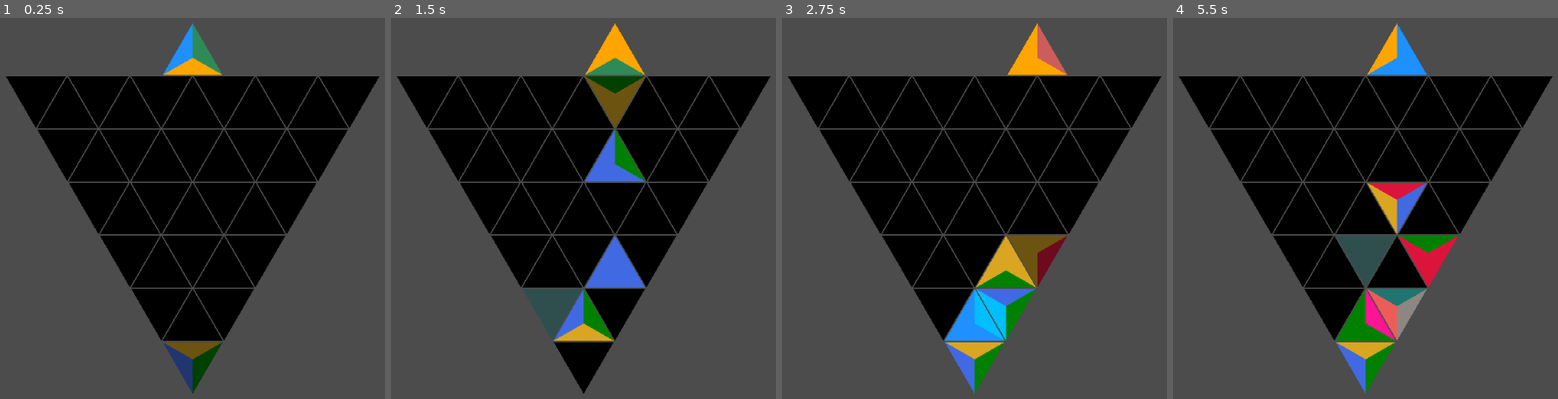
Above: before the commit, frames 1-4 (left to right).
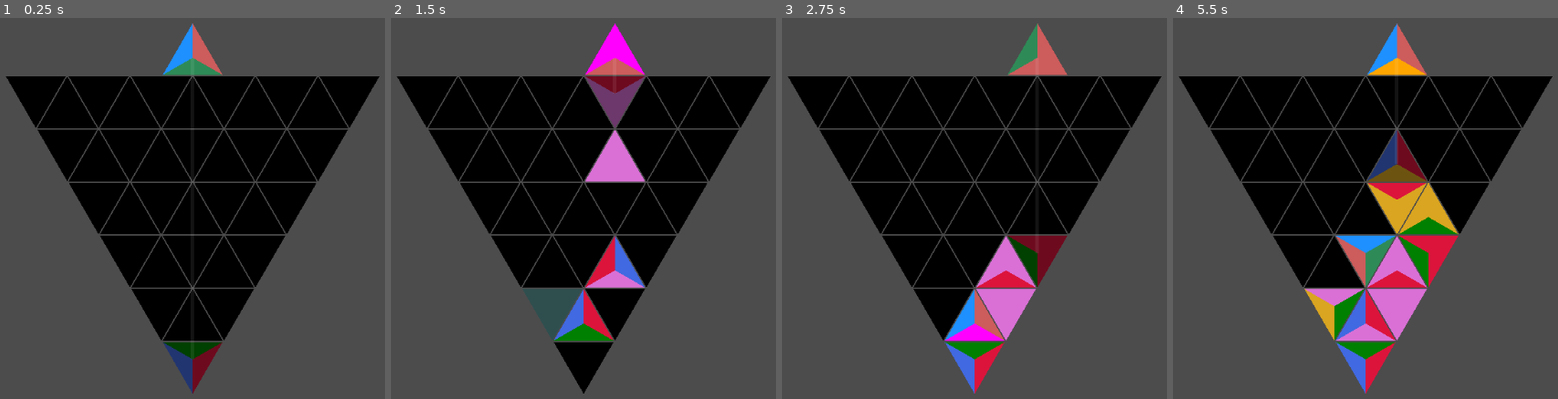
Above: after the commit, the same moments.

Repository: BoatsandJoes/tri-twist
Game: Godot game, scene res://scenes/Main.tscn
Same seed, same stepped clock (60 frames per second), same inputs: the game is played once before the commit and once after it.
Inputs (mouse positions are in pixels of both pictures, inside the frame that each line leads up to):
- Up to frame 1 (0.25 s): no input
- Up to frame 2 (1.5 s): tap Enter (ui_accept) at 0.5, 0.77 s; move the mouse to (583, 360) at 0.52 s; hold Right (ui_right) 0.53-1.28 s; click (583, 360) at 0.67 s; move the mouse to (552, 307) at 1.27 s; hold Down (ui_down) from 1.28 s (still down); click (552, 307) at 1.42 s
- Up to frame 3 (2.75 s): tap Enter (ui_accept) at 1.52 s; move the mouse to (974, 322) at 2.02 s; release Down (ui_down) at 2.03 s; hold Right (ui_right) from 2.03 s (still down); click (974, 322) at 2.17 s
- Up to frame 4 (5.5 s): tap Enter (ui_accept) at 2.75, 3.02, 3.77, 4.52 s; move the mouse to (1396, 307) at 2.77 s; release Right (ui_right) at 2.78 s; hold Up (ui_up) 2.78-3.53 s; click (1396, 307) at 2.92 s; move the mouse to (1303, 254) at 3.52 s; hold Left (ui_left) 3.53-5.03 s; click (1303, 254) at 3.67 s; move the mouse to (1334, 269) at 4.27 s; click (1334, 269) at 4.42 s; move the mouse to (1365, 254) at 5.02 s; hold Down (ui_down) from 5.03 s (still down); click (1365, 254) at 5.17 s

The runs differ from the first frame. In frame 1, 1.5% of the frame differs, in the area x 42-58%, y 1-99%; in frame 2, 4.8%; in frame 3, 5.2%; in frame 4, 11%, in the area x 34-75%, y 1-99%.

Commit message:
Ghost mostly done except two bugs.

Diff:
--- a/scenes/TriangleCell.gd
+++ b/scenes/TriangleCell.gd
@@ -5,9 +5,9 @@
 # last color is the null color, for empty cells
 enum Direction {LEFT, RIGHT, VERTICAL, VERTICAL_POINT}
 enum Rotation {CLOCKWISE, COUNTERCLOCKWISE}
-const colors = [Color.royalblue, Color.crimson, Color.goldenrod, Color.webgreen, Color.black]
-const focusColors = [Color.dodgerblue, Color.indianred, Color.orange, Color.seagreen, Color.darkslategray]
-const highlightColors = [Color.deepskyblue, Color.deeppink, Color.gold, Color.green]
+const colors = [Color.royalblue, Color.crimson, Color.goldenrod, Color.webgreen, Color.orchid, Color.black]
+const focusColors = [Color.dodgerblue, Color.indianred, Color.orange, Color.seagreen, Color.magenta, Color.darkslategray]
+const highlightColors = [Color.deepskyblue, Color.deeppink, Color.gold, Color.green, Color.fuchsia]
 var leftColor: int = colors.size() - 1
 var rightColor: int = colors.size() - 1
 var verticalColor: int = colors.size() - 1
@@ -287,11 +287,14 @@
 	if theoryTumbleDirection == Direction.VERTICAL_POINT:
 		# Dummy direction meant to represent our own actual direction
 		theoryTumbleDirection = tumbleDirection
+	var tumbleResult: int = theoryTumbleDirection
 	var emptyCell: TriangleCell
 	var direction: int
 	if pointFacingUp:
 		emptyCell = get_parent().get_neighbor(rowIndex, columnIndex, Direction.VERTICAL)
 		direction = Direction.VERTICAL
+		if !emptyCell.is_empty():
+			emptyCell = null
 	elif theoryTumbleDirection == Direction.LEFT || theoryTumbleDirection == Direction.RIGHT:
 		# Inertia on precarious/tumbling pieces
 		emptyCell = get_parent().get_neighbor(rowIndex, columnIndex, theoryTumbleDirection)
@@ -299,6 +302,11 @@
 			direction = Direction.RIGHT
 		elif theoryTumbleDirection == Direction.RIGHT:
 			direction = Direction.LEFT
+		# If we can't roll, try to fall.
+		if emptyCell == null || !emptyCell.is_empty():
+			tumbleResult = Direction.VERTICAL
+			emptyCell = get_parent().get_neighbor(rowIndex, columnIndex, Direction.VERTICAL_POINT)
+			direction = Direction.VERTICAL_POINT
 	else:
 		# Look to see if we fall down
 		emptyCell = get_parent().get_neighbor(rowIndex, columnIndex, Direction.VERTICAL_POINT)
@@ -318,7 +326,9 @@
 			else:
 				emptyCell = leftNeighbor
 				direction = Direction.RIGHT
-	return [emptyCell, direction]
+	if direction == Direction.LEFT || direction == Direction.RIGHT:
+		tumbleResult = direction
+	return [emptyCell, direction, tumbleResult]
 
 # Called every frame. 'delta' is the elapsed time since the previous frame.
 #func _process(delta):
@@ -355,7 +365,7 @@
 		var tempLeftColor = leftColor
 		var tempRightColor = rightColor
 		var tempVerticalColor = verticalColor
-		var tempTumbleDirection = tumbleDirection
+		var tempTumbleDirection = moveInfo[2]
 		# clear self
 		clear(Direction.VERTICAL_POINT)
 		# copy to neighbor
--- a/scenes/TriangleDropper.gd
+++ b/scenes/TriangleDropper.gd
@@ -5,12 +5,12 @@
 export (PackedScene) var TriangleCell
 var gameGrid: GameGrid
 var activePiece: TriangleCell
-var ghostPieceSurface: TriangleCell
-var ghostPieceFinal: TriangleCell
-var ghostPiecesTumble: Array = []
+var ghostPiece: TriangleCell
+var ghostLinePoints: PoolVector2Array
 
 # Called when the node enters the scene tree for the first time.
 func _ready():
+	show_on_top = true
 	gameGrid = GameGrid.instance()
 	add_child(gameGrid)
 	activePiece = TriangleCell.instance()
@@ -24,12 +24,9 @@
 	activePiece.cellFocused = true
 	activePiece.update_colors_visually()
 	add_child(activePiece)
-	ghostPieceSurface = TriangleCell.instance()
-	ghostPieceFinal = TriangleCell.instance()
-	ghostPieceSurface.set_modulate(Color(1,1,1,0.3))
-	ghostPieceFinal.set_modulate(Color(1,1,1,0.5))
-	add_child(ghostPieceSurface)
-	add_child(ghostPieceFinal)
+	ghostPiece = TriangleCell.instance()
+	ghostPiece.set_modulate(Color(1,1,1,0.5))
+	add_child(ghostPiece)
 
 func _input(event):
 	if event is InputEventKey:
@@ -46,45 +43,52 @@
 				activePiece.fill_randomly()
 
 func draw_ghost_pieces():
+	ghostLinePoints = PoolVector2Array()
+	ghostLinePoints.append(activePiece.position)
 	if gameGrid.drop_piece(activePiece, false):
-		ghostPieceSurface.init(gameGrid.cellSize, activePiece.rowIndex - 1, activePiece.columnIndex - 1,
+		ghostPiece.init(gameGrid.cellSize, activePiece.rowIndex - 1, activePiece.columnIndex - 1,
 			gameGrid.get_position_for_cell(activePiece.rowIndex - 1, activePiece.columnIndex - 1,
 			(activePiece.columnIndex - 1) % 2 != 0), false, true)
-		ghostPieceSurface.set_colors(activePiece.leftColor, activePiece.rightColor, activePiece.verticalColor)
-		var move = gameGrid.grid[ghostPieceSurface.rowIndex][ghostPieceSurface.columnIndex].get_next_move_if_this_were_you(
-			ghostPieceSurface.tumbleDirection)
-		var lastMove = [ghostPieceSurface, ghostPieceSurface.Direction.VERTICAL]
+		var move = gameGrid.grid[ghostPiece.rowIndex][ghostPiece.columnIndex].get_next_move_if_this_were_you(
+			ghostPiece.tumbleDirection)
+		var lastMove = [ghostPiece, ghostPiece.Direction.VERTICAL]
+		var ghostLeftColor = activePiece.leftColor
+		var ghostRightColor = activePiece.rightColor
+		var ghostVerticalColor = activePiece.verticalColor
 		while true:
 			if move[0] != null:
-				if move[1] != ghostPieceSurface.Direction.VERTICAL && move[1] != ghostPieceSurface.Direction.VERTICAL_POINT:
-					# Draw ghost
-					ghostPieceSurface.init(gameGrid.cellSize, lastMove[0].rowIndex, lastMove[0].columnIndex,
+				if move[1] != ghostPiece.Direction.VERTICAL && move[1] != ghostPiece.Direction.VERTICAL_POINT:
+					# Make point for ghost line
+					ghostLinePoints.append(gameGrid.get_position_for_cell(lastMove[0].rowIndex, lastMove[0].columnIndex,
+						(lastMove[0].columnIndex) % 2 != 0))
+				# Rotate colors if needed
+				if ((move[2] == ghostPiece.Direction.RIGHT && !move[0].pointFacingUp) ||
+				(move[2] == ghostPiece.Direction.LEFT && move[0].pointFacingUp)):
+					var tempRightColor = ghostRightColor
+					ghostRightColor = ghostVerticalColor
+					ghostVerticalColor = tempRightColor
+				elif ((move[2] == ghostPiece.Direction.RIGHT && move[0].pointFacingUp) ||
+				(move[2] == ghostPiece.Direction.LEFT && !move[0].pointFacingUp)):
+					var tempLeftColor = ghostLeftColor
+					ghostLeftColor = ghostVerticalColor
+					ghostVerticalColor = tempLeftColor
+				lastMove = move
+				move = move[0].get_next_move_if_this_were_you(move[2])
+			else:
+				# We are done
+				ghostPiece.init(gameGrid.cellSize, lastMove[0].rowIndex, lastMove[0].columnIndex,
 						gameGrid.get_position_for_cell(lastMove[0].rowIndex, lastMove[0].columnIndex,
 						(lastMove[0].columnIndex) % 2 != 0), false, true)
-					ghostPieceSurface.set_colors(activePiece.leftColor, activePiece.rightColor, activePiece.verticalColor)
-					ghostPieceSurface.visible = true
-					# TODO second ghost
-					break
-				else:
-					lastMove = move
-					move = move[0].get_next_move_if_this_were_you(
-						move[0].tumbleDirection)
-			else:
-				# We are done: TODO draw second ghost here
-				ghostPieceSurface.visible = false
-				ghostPieceFinal.init(gameGrid.cellSize, lastMove[0].rowIndex, lastMove[0].columnIndex,
-						gameGrid.get_position_for_cell(lastMove[0].rowIndex, lastMove[0].columnIndex,
-						(lastMove[0].columnIndex) % 2 != 0), false, true)
-				ghostPieceFinal.set_colors(activePiece.leftColor, activePiece.rightColor, activePiece.verticalColor)
-				ghostPieceFinal.visible = true
+				ghostLinePoints.append(ghostPiece.position)
 				break
+		ghostPiece.set_colors(ghostLeftColor, ghostRightColor, ghostVerticalColor)
+		ghostPiece.visible = true
+		$GhostLine.points = ghostLinePoints
+		$GhostLine.visible = true
 	else:
-		ghostPieceSurface.visible = false
-		ghostPieceFinal.visible = false
-		for ghostPieceTumble in ghostPiecesTumble:
-			if ghostPieceTumble != null:
-				ghostPieceTumble.free()
-		ghostPiecesTumble = []
+		# We can't drop into the grid from here.
+		ghostPiece.visible = false
+		$GhostLine.visible = false
 
 # Called every frame. 'delta' is the elapsed time since the previous frame.
 func _process(delta):
--- a/scenes/TriangleDropper.tscn
+++ b/scenes/TriangleDropper.tscn
@@ -8,3 +8,8 @@
 script = ExtResource( 1 )
 GameGrid = ExtResource( 2 )
 TriangleCell = ExtResource( 3 )
+
+[node name="GhostLine" type="Line2D" parent="."]
+z_index = 1
+width = 5.0
+default_color = Color( 1, 1, 1, 0.0784314 )
Not shown, added: music and sfx.txt
Not shown, changed: README.md
